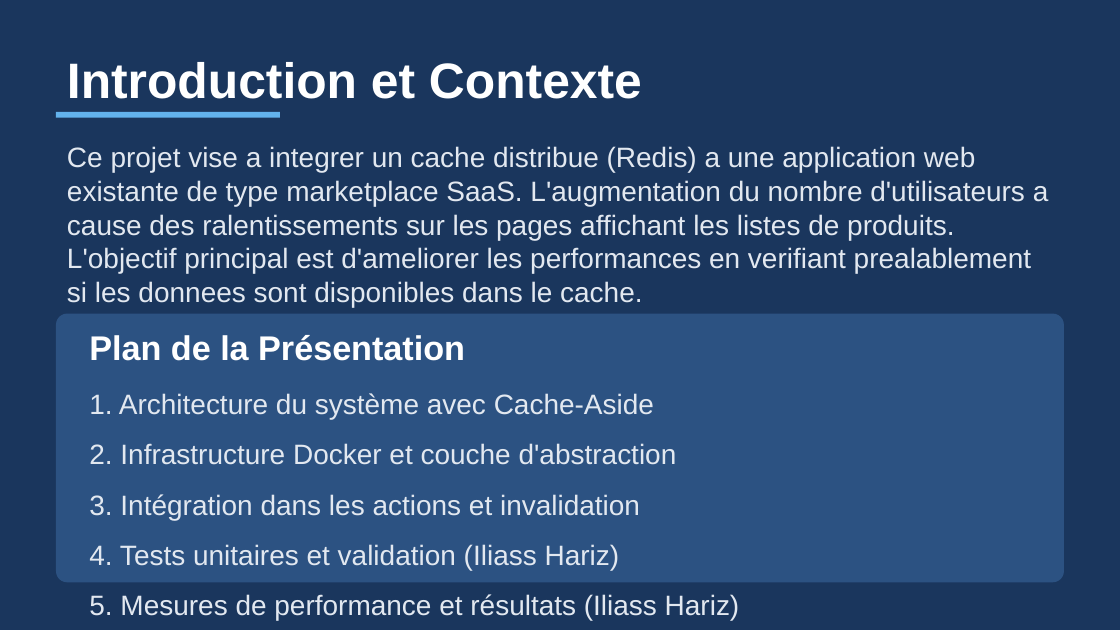
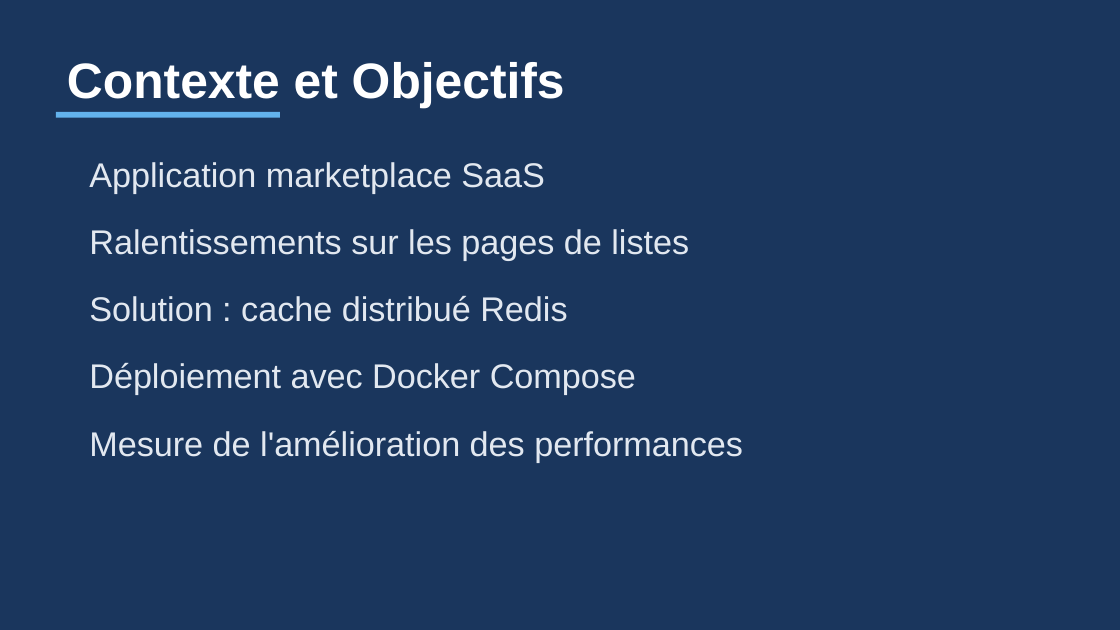
Before and after one commit to Zeinot/marketplace-saas, a slide deck: slide 2 of output/Presentation_Cache_Redis.pptx. Drawn at 1120x630 pixels with LibreOffice and Linux fonts; fonts in the diff are those of the drawing. Boxes give left, top, right and bottom in pixels: in the first picture for what was removed or moved away, otherwise in the second. Text is boxed around its words. In the diff, an @@ line names an element or a change of style, - is before the commit and + after.

```diff
--- a/output/Presentation_Cache_Redis.pptx
+++ b/output/Presentation_Cache_Redis.pptx
@@ text at (x1=67, y1=62, x2=565, y2=108): text changed @@
-Introduction et Contexte
+Contexte et Objectifs
@@ text "Application marketplace SaaS" at (x1=89, y1=162, x2=545, y2=193): vertical alignment top to middle @@
@@ text at (x1=89, y1=162, x2=545, y2=193): text changed; size 18 to 22 pt @@
-Ce projet vise a integrer un cache distribue (Redis) a une application web existante de type marketplace SaaS. L'augmentation du nombre d'utilisateurs a cause des ralentissements sur les pages affichant les listes de produits. L'objectif principal est d'ameliorer les performances en verifiant prealablement si les donnees sont disponibles dans le cache.
+Application marketplace SaaS
@@ text added at (x1=89, y1=229, x2=689, y2=260), 22 pt, text #E2E8F0 @@
+Ralentissements sur les pages de listes
@@ text at (x1=89, y1=296, x2=567, y2=322): text changed; text colour #FFFFFF to #E2E8F0; bold off @@
-Plan de la Présentation
+Solution : cache distribué Redis
@@ rounded rectangle removed at (x1=56, y1=314, x2=1064, y2=582) @@
@@ text at (x1=89, y1=363, x2=636, y2=395): text changed; size 18 to 22 pt @@
-1. Architecture du système avec Cache-Aside
+Déploiement avec Docker Compose
@@ text at (x1=89, y1=431, x2=743, y2=462): text changed; size 18 to 22 pt @@
-2. Infrastructure Docker et couche d'abstraction
+Mesure de l'amélioration des performances
@@ text removed at (x1=89, y1=494, x2=640, y2=520) @@
-3. Intégration dans les actions et invalidation
@@ text removed at (x1=89, y1=544, x2=620, y2=570) @@
-4. Tests unitaires et validation (Iliass Hariz)
@@ text removed at (x1=89, y1=594, x2=740, y2=621) @@
-5. Mesures de performance et résultats (Iliass Hariz)
```
Also in this commit, not shown: 3 other slides changed, 6 slides added, 6 slides removed, 11 other files.
